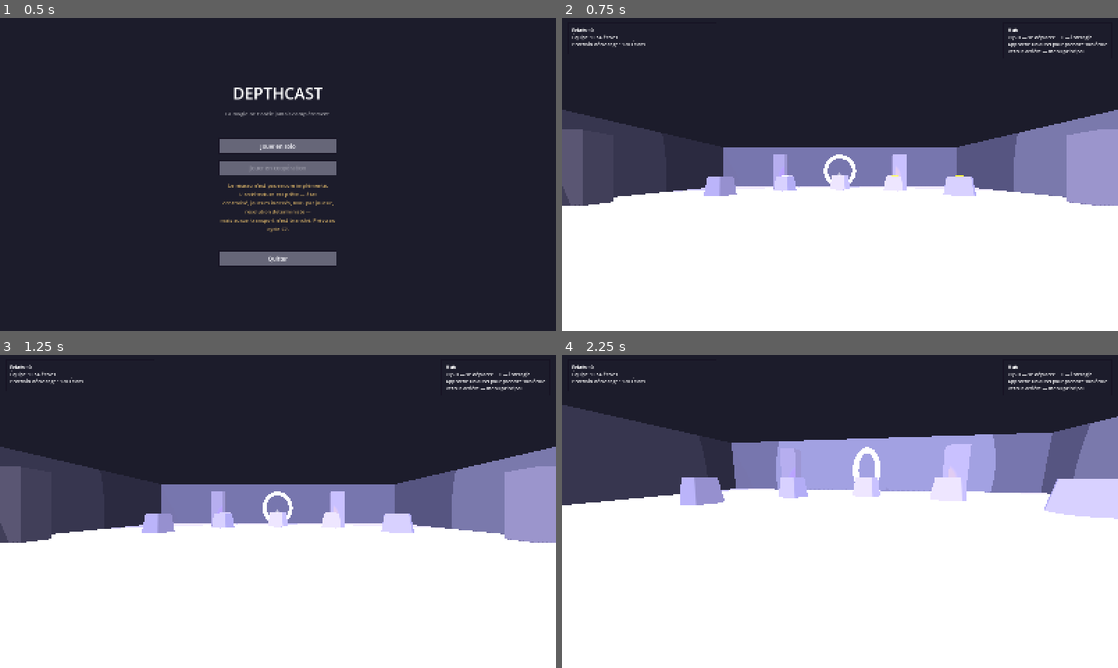
Above: before the commit, frames 1-4 (two rows, left to right).
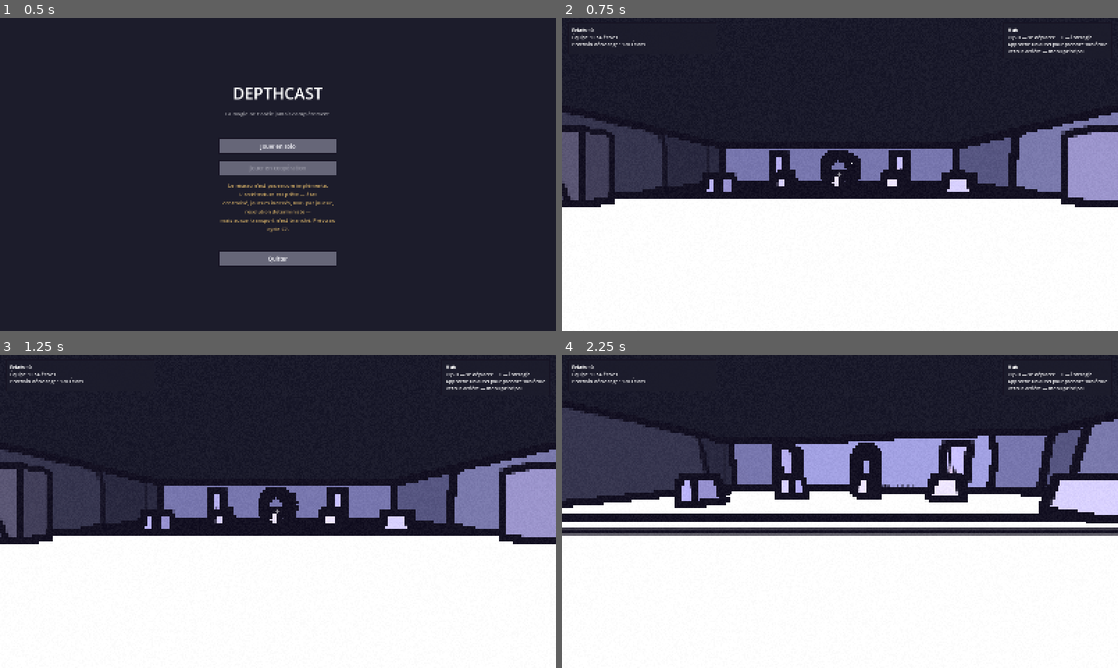
Above: after the commit, the same moments.

Repository: Treri-afk/depthcast
Game: Godot game, scene res://scenes/menu.tscn
Same seed, same stepped clock (60 frames per second), same inputs: the game is played once before the commit and once after it.
Inputs (mouse positions are in pixels of both pictures, inside the frame that each line leads up to):
- Up to frame 1 (0.5 s): no input
- Up to frame 2 (0.75 s): click "Jouer en solo" at 0.5 s
- Up to frame 3 (1.25 s): no input
- Up to frame 4 (2.25 s): tap Enter at 1.25 s; move the mouse to (867, 511) at 1.27 s; hold W (deplacer_avant) from 1.28 s (still down); tap S (deplacer_arriere) at 1.35 s; click (867, 511) at 1.42 s; tap Space (sauter) at 1.52 s; move the mouse to (812, 511) at 2.02 s; tap E (interagir) at 2.1 s

Frame 1 is identical in both runs. In frame 2, 8.2% of the frame differs, in the area x 0-100%, y 29-61%; in frame 3, 8.2%; in frame 4, 13%, in the area x 0-100%, y 16-58%.

Commit message:
revert: retire la détection d'arêtes par les normales
Elle produisait de larges escaliers sur toutes les grandes surfaces —
bien pire que le défaut qu'elle corrigeait. Le tampon de normales revient
quantifié, et le comparer pixel à pixel amplifie cette quantification au
lieu de mesurer une orientation.

Retour à la détection par profondeur seule, avec le seuil relevé à 0.006
gardé de la tentative : il suffit à épargner les objets ronds sans
réintroduire les serpents sur les sphères.

La raison de l'échec est consignée dans le shader, pour que personne — moi
compris — ne retente la même chose dans six mois.

83 vérifications, toutes vertes.

Co-Authored-By: Claude Opus 5 <noreply@anthropic.com>

Diff:
--- a/scripts/content/palette.gd
+++ b/scripts/content/palette.gd
@@ -34,10 +34,6 @@
 ## arêtes de géométrie, invisibles à la luminance quand deux surfaces voisines
 ## sont éclairées pareil.
 @export_range(0.0005, 0.05, 0.0005) var contour_seuil_profondeur: float = 0.006
-## Écart d'orientation qui déclenche un trait. C'est lui qui distingue une
-## arête d'une surface courbe : sur une sphère les normales tournent doucement,
-## sur un coin elles sautent.
-@export_range(0.02, 0.9, 0.01) var contour_seuil_normale: float = 0.25
 
 ## Bruit fixe posé sur l'image. Il ne bouge jamais : un grain animé fait du
 ## bruit vidéo, un grain fixe fait du papier.
--- a/scripts/gameplay/fx/post_process.gd
+++ b/scripts/gameplay/fx/post_process.gd
@@ -40,7 +40,6 @@
 	mat.set_shader_parameter("contour_epaisseur", palette.contour_epaisseur)
 	mat.set_shader_parameter("contour_seuil", palette.contour_seuil)
 	mat.set_shader_parameter("contour_seuil_profondeur", palette.contour_seuil_profondeur)
-	mat.set_shader_parameter("contour_seuil_normale", palette.contour_seuil_normale)
 	mat.set_shader_parameter("grain_force", palette.grain_force)
 	mat.set_shader_parameter("filtre", palette.filtre)
 	mat.set_shader_parameter("filtre_teinte", palette.filtre_teinte)
--- a/shaders/pixel_fin.gdshader
+++ b/shaders/pixel_fin.gdshader
@@ -24,7 +24,6 @@
 
 uniform sampler2D ecran : hint_screen_texture, filter_nearest, repeat_disable;
 uniform sampler2D profondeur : hint_depth_texture, filter_nearest, repeat_disable;
-uniform sampler2D normales : hint_normal_roughness_texture, filter_nearest, repeat_disable;
 
 group_uniforms Trame;
 // Côté d'un bloc en pixels d'écran. 2 accroche discrètement, 4 est un parti pris.
@@ -41,10 +40,6 @@
 // brute n'est pas linéaire : comparer un écart absolu tracerait tout au premier
 // plan et rien au fond. Un rapport reste juste à toute distance.
 uniform float contour_seuil_profondeur : hint_range(0.0005, 0.05) = 0.004;
-// Écart d'orientation entre deux pixels voisins, en cosinus. C'est ce qui
-// distingue une CASSURE d'une COURBURE : sur une sphère les normales tournent
-// doucement, sur une arête elles sautent. 0.25 ≈ 40 degrés.
-uniform float contour_seuil_normale : hint_range(0.02, 0.9) = 0.25;
 
 group_uniforms Grain;
 // GRAIN DE PAPIER.
@@ -86,23 +81,18 @@
 }
 
 
-// Arête géométrique.
+// Arête géométrique : une VRAIE rupture, pas une surface vue en rasant.
 //
-// Deux mesures complémentaires, et chacune corrige un défaut de l'autre.
+// Chaque pixel est comparé à la MOYENNE de ses deux voisins opposés. Sur une
+// surface plane, même très inclinée, la profondeur varie linéairement et cette
+// moyenne retombe pile sur la valeur du centre : l'écart s'annule. Il ne
+// subsiste qu'à une vraie discontinuité.
 //
-// La PROFONDEUR attrape les silhouettes — là où un objet se détache de ce qui
-// est derrière. Comparée à la moyenne des voisins opposés, elle ignore les
-// surfaces vues en rasant : sur un plan, même très incliné, la profondeur varie
-// linéairement et la moyenne retombe sur le centre.
-//
-// Mais elle ne distingue pas une COURBURE d'une CASSURE : sur une sphère, la
-// profondeur n'est pas linéaire non plus, et le test s'affolait — d'où les
-// traits parasites sur les objets ronds.
-//
-// Les NORMALES tranchent. Sur une sphère elles tournent doucement d'un pixel à
-// l'autre ; sur une arête elles sautent. Un seuil sur leur écart sépare donc
-// exactement ce que la profondeur confondait.
-float rupture_geometrique(vec2 uv_centre, vec2 pas, vec2 grille) {
+// Une tentative de raffinement par les normales a été retirée : le tampon de
+// normales revient quantifié, et le comparer pixel à pixel produisait de larges
+// escaliers sur les grandes surfaces — bien pire que le défaut qu'il corrigeait.
+// Le seuil de profondeur, relevé, suffit à épargner les objets ronds.
+float rupture_profondeur(vec2 uv_centre, vec2 pas, vec2 grille) {
 	float d0 = texture(profondeur, uv_centre).r;
 	if (d0 <= 0.0) {
 		return 0.0;
@@ -114,29 +104,10 @@
 	float bas = texture(profondeur, accroche(uv_centre + vec2(0.0, pas.y), grille)).r;
 
 	// Dérivée seconde : la pente s'annule, seule la cassure subsiste.
-	float saut = max(abs((gauche + droite) * 0.5 - d0),
-		abs((haut + bas) * 0.5 - d0)) / max(d0, 0.00001);
-	float trace_profondeur = step(contour_seuil_profondeur, saut);
+	float ecart_x = abs((gauche + droite) * 0.5 - d0);
+	float ecart_y = abs((haut + bas) * 0.5 - d0);
 
-	// Écart d'orientation. Les normales sont stockées en [0,1], on les ramène
-	// dans [-1,1] avant de comparer.
-	vec3 n0 = texture(normales, uv_centre).xyz * 2.0 - 1.0;
-	vec3 ng = texture(normales, accroche(uv_centre - vec2(pas.x, 0.0), grille)).xyz * 2.0 - 1.0;
-	vec3 nd = texture(normales, accroche(uv_centre + vec2(pas.x, 0.0), grille)).xyz * 2.0 - 1.0;
-	vec3 nh = texture(normales, accroche(uv_centre - vec2(0.0, pas.y), grille)).xyz * 2.0 - 1.0;
-	vec3 nb = texture(normales, accroche(uv_centre + vec2(0.0, pas.y), grille)).xyz * 2.0 - 1.0;
-
-	float ecart = 0.0;
-	ecart = max(ecart, 1.0 - dot(n0, ng));
-	ecart = max(ecart, 1.0 - dot(n0, nd));
-	ecart = max(ecart, 1.0 - dot(n0, nh));
-	ecart = max(ecart, 1.0 - dot(n0, nb));
-	float trace_normale = step(contour_seuil_normale, ecart);
-
-	// La silhouette se trace sur la profondeur seule ; les arêtes internes
-	// demandent en plus une vraie cassure d'orientation. Une surface courbe ne
-	// satisfait ni l'une ni l'autre.
-	return max(trace_profondeur, trace_normale);
+	return max(ecart_x, ecart_y) / max(d0, 0.00001);
 }
 
 
@@ -186,7 +157,9 @@
 
 		float trace_lumiere = smoothstep(contour_seuil, contour_seuil * 2.2, force);
 
-		float trace_forme = rupture_geometrique(uv, pas, grille);
+		float rupture = rupture_profondeur(uv, pas, grille);
+		float trace_forme = smoothstep(contour_seuil_profondeur,
+			contour_seuil_profondeur * 2.5, rupture);
 
 		// Le plus fort des deux : la luminance attrape la limite lumière/ombre
 		// et les changements de matière, la profondeur attrape la géométrie.
